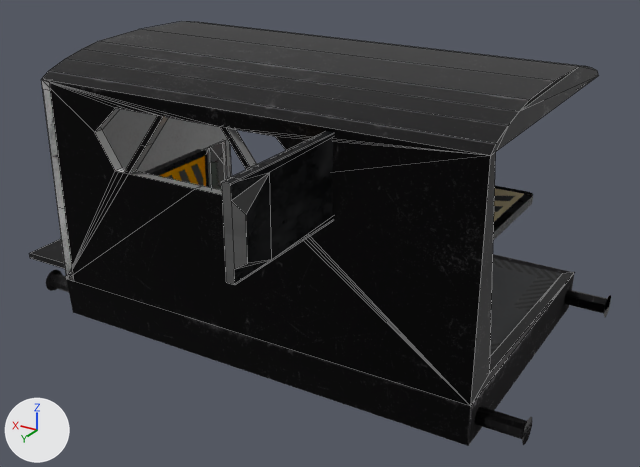
The OBJ model res/models/Levels/4/level4.obj, before and after one commit.
Rendered twice from a camera (50 mm lens) standing at (35.86, 17.95, 10.26) and looking at (45.92, 1.18, 1.88). Arrows for +X, +Y and +Z are at lower left; the lights stay in place. Mesh edges are drawn as thin lines on the coarser meshes. Where no turn or scale is listed for an object, it has been applied to the vertices. Vertices at the same position are counted once.

Names of what the first picture shows: 'D_right_door_4', 'F_floor_1.004', 'M_40_question_platform_40', 'M_40_question_platform_41', 'R_roof_1.004', 'S_corner_platform_1.004', 'W_back_wall_1.004', 'W_left_wall_1.004', 'W_right_wall_down_1.004'.
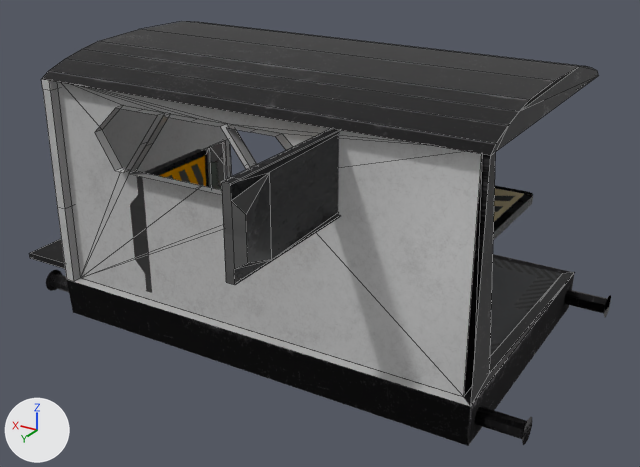
Boxes (x1, y1, x2, y2) around the edits, measured in the pictures (640 x 467 px):
'W_back_wall_1.004', reshaped
    before: (42, 80, 491, 406)
    after: (58, 82, 482, 397)
part 1 of me_w_back_wall_1_004, deleted (black)
    before: (42, 80, 491, 406)

The change, as a list of edits to the scene's bpy script:
```text
Change me_w_back_wall_1_004:
    used by ob_w_back_wall_1_004; location = (0.0, 0.0, 0.0)
    remove me_w_back_wall_1_004.from_pydata(...)  # 58 vertices, 67 faces; spans x 40.97..52.14, y 3.33..3.58, z 0.09..5.35
    add me_w_back_wall_1_004.from_pydata(...)  # 54 vertices, 43 faces; spans x 41.23..51.89, y 3.33..3.58, z 0.09..5.35
    me_w_back_wall_1_004 part 1
    4 vertices are removed from x 40.97..52.14, y 3.58, z 0.09..5.35
    24 faces are deleted
```
